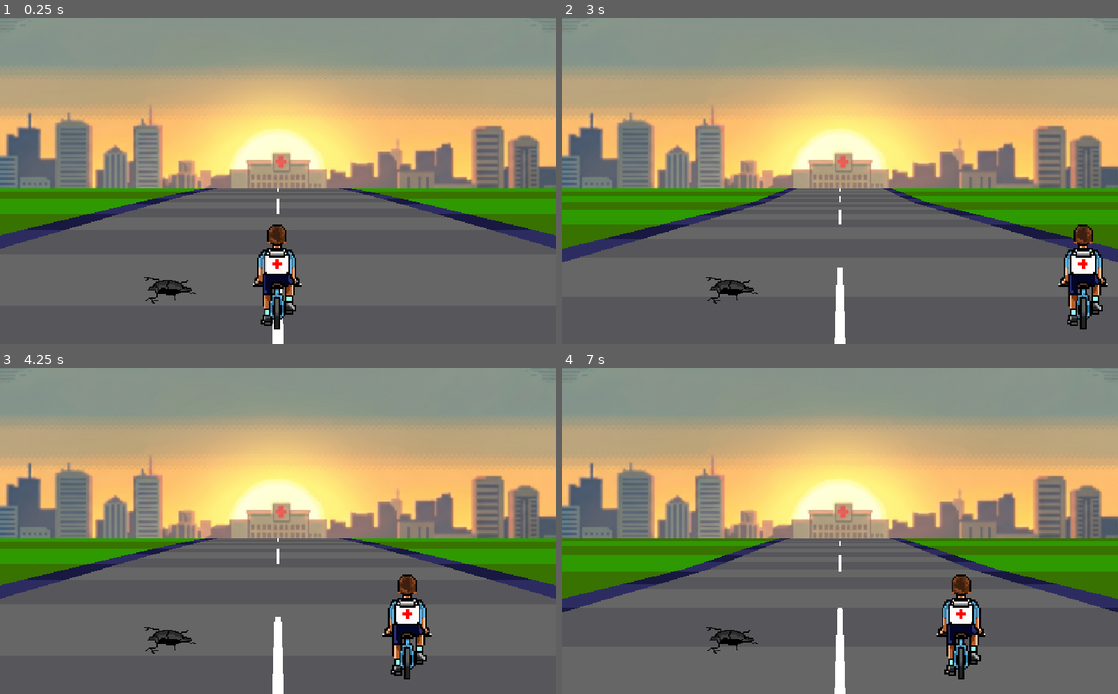
Above: before the commit, frames 1-4 (two rows, left to right).
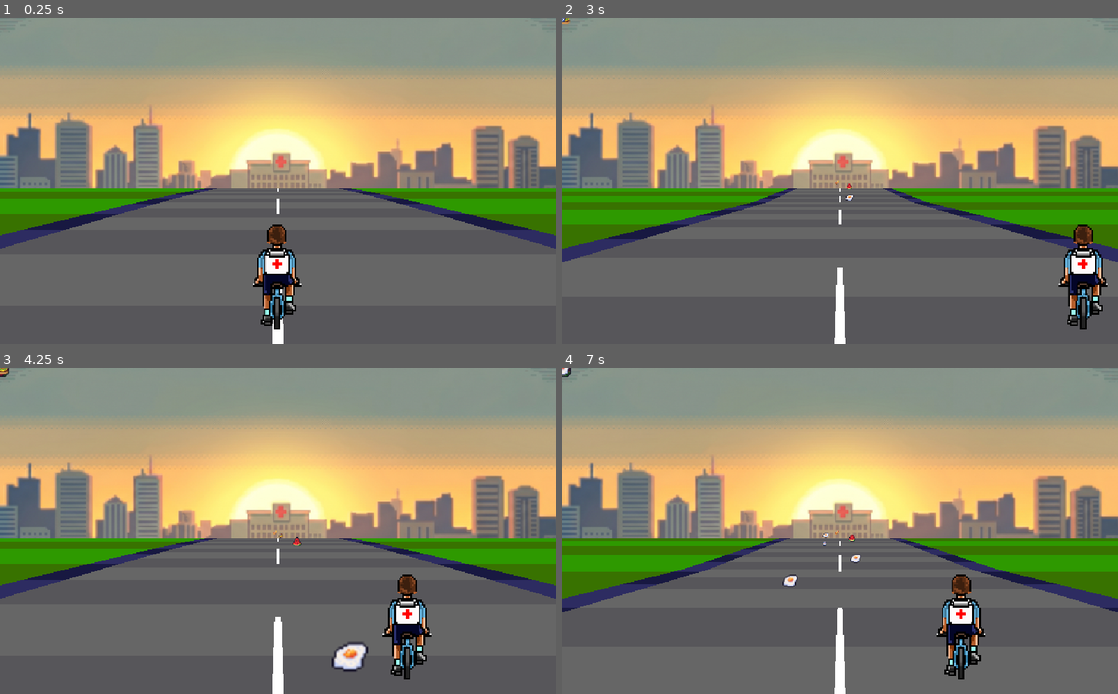
Above: after the commit, the same moments.

Repository: AnaLuizaS4ntos/Corrida_vital_v1
Game: Godot game, scene res://scenes/cena_Rua.tscn
Same seed, same stepped clock (60 frames per second), same inputs: the game is played once before the commit and once after it.
Inputs:
- Up to frame 1 (0.25 s): no input
- Up to frame 2 (3 s): tap Enter at 0.5 s; hold Right (right) 0.53-1.28 s; hold Down (ui_down) 1.28-2.03 s; hold Right (right) 2.03-2.78 s; hold Up (ui_up) from 2.78 s (still down)
- Up to frame 3 (4.25 s): release Up (ui_up) at 3.53 s; hold Left (left) from 3.53 s (still down)
- Up to frame 4 (7 s): release Left (left) at 5.03 s; hold Down (ui_down) 5.03-5.78 s; hold Right (right) 5.78-6.53 s; hold Up (ui_up) from 6.53 s (still down)

The runs differ from the first frame. In frame 1, 0.3% of the frame differs, in the area x 25-36%, y 79-88%; in frame 2, 0.4%; in frame 3, 0.8%, in the area x 0-67%, y 0-94%; in frame 4, 0.5%.

Commit message:
Comida na rua + botao start

Diff:
--- a/scenes/cena_Rua.tscn
+++ b/scenes/cena_Rua.tscn
@@ -23,6 +23,7 @@
 texture = ExtResource("3_lrpq3")
 
 [node name="PixilartSprite(1)" type="Sprite2D" parent="." unique_id=1900288404]
+visible = false
 position = Vector2(366, 496)
 scale = Vector2(0.15767047, 0.15767047)
 texture = ExtResource("4_r528x")
--- /dev/null
+++ b/scenes/menu.gd
@@ -0,0 +1,7 @@
+extends Node2D
+
+# Função criada pelo sinal do botão Start
+func _on_button_start_pressed() -> void:
+	# Função mágica do Godot que troca a cena atual pela cena do jogo
+	# Usamos o caminho correto apontando para a sua pasta 'scenes'
+	get_tree().change_scene_to_file("res://scenes/cena_Rua.tscn")
--- a/scenes/menu.tscn
+++ b/scenes/menu.tscn
@@ -1,10 +1,12 @@
 [gd_scene format=3 uid="uid://pbw8cywu3vn7"]
 
+[ext_resource type="Script" uid="uid://cs0780a0b6wfv" path="res://scenes/menu.gd" id="1_mhnvy"]
 [ext_resource type="Texture2D" uid="uid://bcow4x5qkroac" path="res://assets/menu/Gemini_Generated_Image_zedyzczedyzczedy.png" id="1_vjb58"]
 [ext_resource type="Texture2D" uid="uid://bf0kwu4m27qdy" path="res://assets/menu/[7] Gold/[1] Normal.png" id="2_con2f"]
 [ext_resource type="FontFile" uid="uid://d3na84ud7jtn2" path="res://assets/menu/game_over.ttf" id="2_mhnvy"]
 
 [node name="menu" type="Node2D" unique_id=1869762556]
+script = ExtResource("1_mhnvy")
 
 [node name="GeminiGeneratedImageZedyzczedyzczedy" type="Sprite2D" parent="." unique_id=932028417]
 position = Vector2(525, 281)
@@ -52,3 +54,5 @@
 flat = true
 icon_alignment = 1
 expand_icon = true
+
+[connection signal="pressed" from="ButtonStart" to="." method="_on_button_start_pressed"]
--- /dev/null
+++ b/scenes/naosaudavel.gd
@@ -0,0 +1,19 @@
+extends Area2D
+
+var segment_index: int = 0
+var offset_x: float = 0.0
+var eh_saudavel: bool = false
+
+func _ready() -> void:
+	# Procura pelo nó "cigarro" ou qualquer AnimatedSprite2D na cena
+	var anim_sprite = get_node_or_null("cigarro")
+	if anim_sprite == null:
+		for child in get_children():
+			if child is AnimatedSprite2D:
+				anim_sprite = child
+				break
+
+	if anim_sprite and anim_sprite.sprite_frames:
+		var lista_animacoes = anim_sprite.sprite_frames.get_animation_names()
+		var animacao_sorteada = lista_animacoes[randi() % lista_animacoes.size()]
+		anim_sprite.animation = animacao_sorteada
--- a/scenes/naosaudavel.tscn
+++ b/scenes/naosaudavel.tscn
@@ -1,5 +1,6 @@
 [gd_scene format=3 uid="uid://dy8kfrve5ilx8"]
 
+[ext_resource type="Script" uid="uid://cxgd7opri17u" path="res://scenes/naosaudavel.gd" id="1_wncqy"]
 [ext_resource type="Texture2D" uid="uid://c8bwnk5v2oqst" path="res://assets/Icons/burger.png" id="1_x4or5"]
 [ext_resource type="Texture2D" uid="uid://gkd6ow7p0t5f" path="res://assets/Icons/hotdog.png" id="2_wncqy"]
 [ext_resource type="Texture2D" uid="uid://bfcq28ecec6ak" path="res://assets/Icons/soda_pepsi.png" id="3_il4k2"]
@@ -31,9 +32,14 @@
 "speed": 5.0
 }]
 
-[node name="naosaudavel" type="Node2D" unique_id=1200359669]
+[sub_resource type="CircleShape2D" id="CircleShape2D_x4or5"]
+
+[node name="naosaudavel" type="Area2D" unique_id=1903539568]
+script = ExtResource("1_wncqy")
 
 [node name="cigarro" type="AnimatedSprite2D" parent="." unique_id=955821668]
-scale = Vector2(2, 2)
 sprite_frames = SubResource("SpriteFrames_5de0d")
 animation = &"burger"
+
+[node name="CollisionShape2D" type="CollisionShape2D" parent="." unique_id=682761780]
+shape = SubResource("CircleShape2D_x4or5")
--- /dev/null
+++ b/scenes/saudavel.gd
@@ -0,0 +1,20 @@
+extends Area2D
+
+var segment_index: int = 0
+var offset_x: float = 0.0
+var eh_saudavel: bool = true
+
+func _ready() -> void:
+	# Procura automaticamente qualquer AnimatedSprite2D dentro da cena
+	var anim_sprite = get_node_or_null("frutas")
+	if anim_sprite == null:
+		# Se não achou com o nome "frutas", pega o primeiro nó de animação disponível
+		for child in get_children():
+			if child is AnimatedSprite2D:
+				anim_sprite = child
+				break
+
+	if anim_sprite and anim_sprite.sprite_frames:
+		var lista_animacoes = anim_sprite.sprite_frames.get_animation_names()
+		var animacao_sorteada = lista_animacoes[randi() % lista_animacoes.size()]
+		anim_sprite.animation = animacao_sorteada
--- a/scenes/saudavel.tscn
+++ b/scenes/saudavel.tscn
@@ -1,5 +1,6 @@
 [gd_scene format=3 uid="uid://dloi8votieb1j"]
 
+[ext_resource type="Script" uid="uid://doun8xpa55uuv" path="res://scenes/saudavel.gd" id="1_7nmv0"]
 [ext_resource type="Texture2D" uid="uid://ln58tgv6cxuo" path="res://assets/Icons/fruit_banana.png" id="1_yeski"]
 [ext_resource type="Texture2D" uid="uid://ys8bixwbvfbn" path="res://assets/Icons/fruit_apple.png" id="2_7nmv0"]
 [ext_resource type="Texture2D" uid="uid://b31bpd30bhj3s" path="res://assets/Icons/fruit_watermelon_slice.png" id="3_8n2ly"]
@@ -40,9 +41,16 @@
 "speed": 5.0
 }]
 
-[node name="saudavel" type="Node2D" unique_id=600423809]
+[sub_resource type="CircleShape2D" id="CircleShape2D_yeski"]
+radius = 12.0415945
+
+[node name="saudavel" type="Area2D" unique_id=791082324]
+script = ExtResource("1_7nmv0")
 
 [node name="frutas" type="AnimatedSprite2D" parent="." unique_id=1737942145]
 scale = Vector2(2, 2)
 sprite_frames = SubResource("SpriteFrames_nin4p")
-animation = &"melancia"
+animation = &"ovo"
+
+[node name="CollisionShape2D" type="CollisionShape2D" parent="." unique_id=320023225]
+shape = SubResource("CircleShape2D_yeski")
--- a/scr/cena_rua.gd
+++ b/scr/cena_rua.gd
@@ -1,7 +1,7 @@
 extends Node2D
-
-
-#logica da pista
+# Controla a distância para criar o próximo item
+var proximo_spawn_z : float = 1000.0
+# Logica da pista
 var color := {
 	"grass_dark" :Color(0.22, 0.447, 0.0, 1.0),
 	"grass_light" :Color(0.179, 0.6, 0.0, 1.0),
@@ -13,8 +13,8 @@
 	"road_light" :Color(0.343, 0.339, 0.352, 1.0)
 }
 
-#variavel da posicao da pista
-var width :=1024
+# Variavel da posicao da pista
+var width := 1024
 var heigth := 600
 var road_width := 2000
 var seg := 200
@@ -25,26 +25,31 @@
 var skyline_pos := 0.0
 var skyline_h := 0
 
-
-#variavel de direcao
+# Variavel de direcao
 var road_length := 2000
 var direction := 0
 
 @onready var skyline: Sprite2D = $CapturaDeTela20260515012241
 
+# --- NOVO: REFERÊNCIA PARA AS SUAS CENAS DE ITENS ---
+var cena_saudavel = preload("res://scenes/saudavel.tscn")
+var cena_naosaudavel = preload("res://scenes/naosaudavel.tscn")
+
 
 # Called when the node enters the scene tree for the first time.
 func _ready() -> void:
 	for i in range(road_length):
-		# px, py, pw
-		lines.append({x=0, y=0, z=0, px=0, py=0, pw=0, scale = 0, curve = 0})
+		# ADAPTADO: Adicionado a chave "objects": [] para guardar os itens de cada linha
+		lines.append({x=0, y=0, z=0, px=0, py=0, pw=0, scale = 0, curve = 0, objects = []})
 		lines[i].z = i * seg + 0.00000001
 
 		if i > 300 and i < 700: lines[i].curve = 0.5
 		if i > 800 and i < 1200: lines[i].curve = -0.7
-		if i < 755: lines[i].y = sin(i/30.0) *600
+		if i < 755: lines[i].y = sin(i/30.0) * 600
 
 	num = lines.size()
+
+
 
 func _process(delta: float) -> void:
 	queue_redraw()
@@ -52,31 +57,62 @@
 	direction = Input.get_axis("ui_down","ui_up")
 	pos += seg * direction
 
+	# Se o jogador estiver correndo para frente, gerencia o spawn
+	if direction > 0:
+		var cam_z = pos
+		# Se a câmera passou do ponto de spawn planejado, cria um item no horizonte
+		if cam_z + 40000 > proximo_spawn_z:
+			_spawn_item_no_horizonte(proximo_spawn_z)
+			# Planeja o próximo item para 4000 a 8000 unidades adiante (20 a 40 segmentos)
+			proximo_spawn_z += randf_range(4000, 8000)
+
+# Nova função que cria o item diretamente atrelado ao número do segmento correto
+func _spawn_item_no_horizonte(z_pos: float) -> void:
+	var item_segmento = int(z_pos / seg) % num
+
+	var novo_item
+	if randi() % 2 == 0:
+		novo_item = cena_saudavel.instantiate()
+	else:
+		novo_item = cena_naosaudavel.instantiate()
+
+	# Define a linha exata em que ele vai ficar preso
+	novo_item.segment_index = item_segmento
+	novo_item.offset_x = randf_range(-0.5, 0.5)
+
+
+	novo_item.z_index = 5 # Garante que ele seja desenhado por cima da estrada
+
+	# IMPORTANTE: Adiciona o item como filho direto da cena para que herde a renderização global
+	add_child(novo_item)
+
+	# Guarda a referência na nossa estrutura de dados da pista
+	lines[item_segmento].objects.append(novo_item)
+
+
+
+
 func _draw_road(color: Color, x1: float, y1: float, w1: float, x2: float, y2: float, w2: float) -> void:
-	#definindo os 4 pontos do trapézio (A, B, C, D)
 	var a = Vector2(x1 - w1, y1)
 	var b = Vector2(x2 - w2, y2)
 	var c = Vector2(x2 + w2, y2)
 	var d = Vector2(x1 + w1, y1)
 
 	var points = PackedVector2Array([a, b, c, d])
+	draw_colored_polygon(points, color)
 
-	draw_colored_polygon(points, color)
 
 func _line(line, cam_x, cam_y, cam_z):
 	line.scale = cam / (line.z - cam_z)
-	line.px = (1 + line.scale * (line.x - cam_x)) * width / 2 # Mudou de X para px
-	line.py = (1 - line.scale * (line.y - cam_y)) * heigth / 2 # Mudou de Y para py
-	line.pw = line.scale * road_width * (width/2)             # Mudou de W para pw
+	line.px = (1 + line.scale * (line.x - cam_x)) * width / 2
+	line.py = (1 - line.scale * (line.y - cam_y)) * heigth / 2
+	line.pw = line.scale * road_width * (width/2)
 	return line
-
-
 
 
 func _draw() -> void:
 	if pos >= num * seg:
 		pos -= num * seg
-
 	if pos < 0:
 		pos += num * seg
 
@@ -106,6 +142,11 @@
 		dx += l.curve
 
 		if l.py >= cutoff:
+			# ADAPTADO: Mesmo que o asfalto não desenhe por otimização,
+			# garante que os objetos sumidos fiquem invisíveis se passarem da tela
+			for obj in l.objects:
+				if is_instance_valid(obj):
+					obj.visible = false
 			continue
 
 		cutoff = l.py
@@ -126,3 +167,27 @@
 		_draw_road(border, p.px, p.py, p.pw*1.2, l.px, l.py, l.pw * 1.2)
 		_draw_road(road_col, p.px, p.py, p.pw, l.px, l.py, l.pw)
 		_draw_road(strip, p.px, p.py, p.pw*0.01, l.px, l.py, l.pw * 0.01)
+
+		# --- RENDERIZAÇÃO ATUALIZADA COM ESCALA FORÇADA ---
+		for obj in l.objects:
+			if is_instance_valid(obj):
+				# Calcula a posição baseada na linha da pista
+				var item_x = l.px + (l.scale * obj.offset_x * road_width * (width / 2.0))
+				var item_y = l.py
+
+				obj.global_position = Vector2(item_x, item_y)
+
+				# 1. Multiplicamos a escala da câmera por um valor bem mais agressivo (2200.0)
+				# 2. Mantemos uma base inicial visível lá no fundo (+ 0.2)
+				var fator_escala = (l.scale * 2200.0) + 0.2
+
+				# Ajustamos o limite máximo para 6.0 para permitir que ele fique
+				# grande e satisfatório bem na cara do jogador antes de sumir
+				fator_escala = min(fator_escala, 6.0)
+
+				obj.global_scale = Vector2(fator_escala, fator_escala)
+
+				# Forçamos a visibilidade como TRUE para testar se eles estão na tela
+				obj.visible = true
+			else:
+				l.objects.erase(obj)
Not shown, added: scenes/menu.gd.uid
Not shown, added: scenes/naosaudavel.gd.uid
Not shown, added: scenes/saudavel.gd.uid
